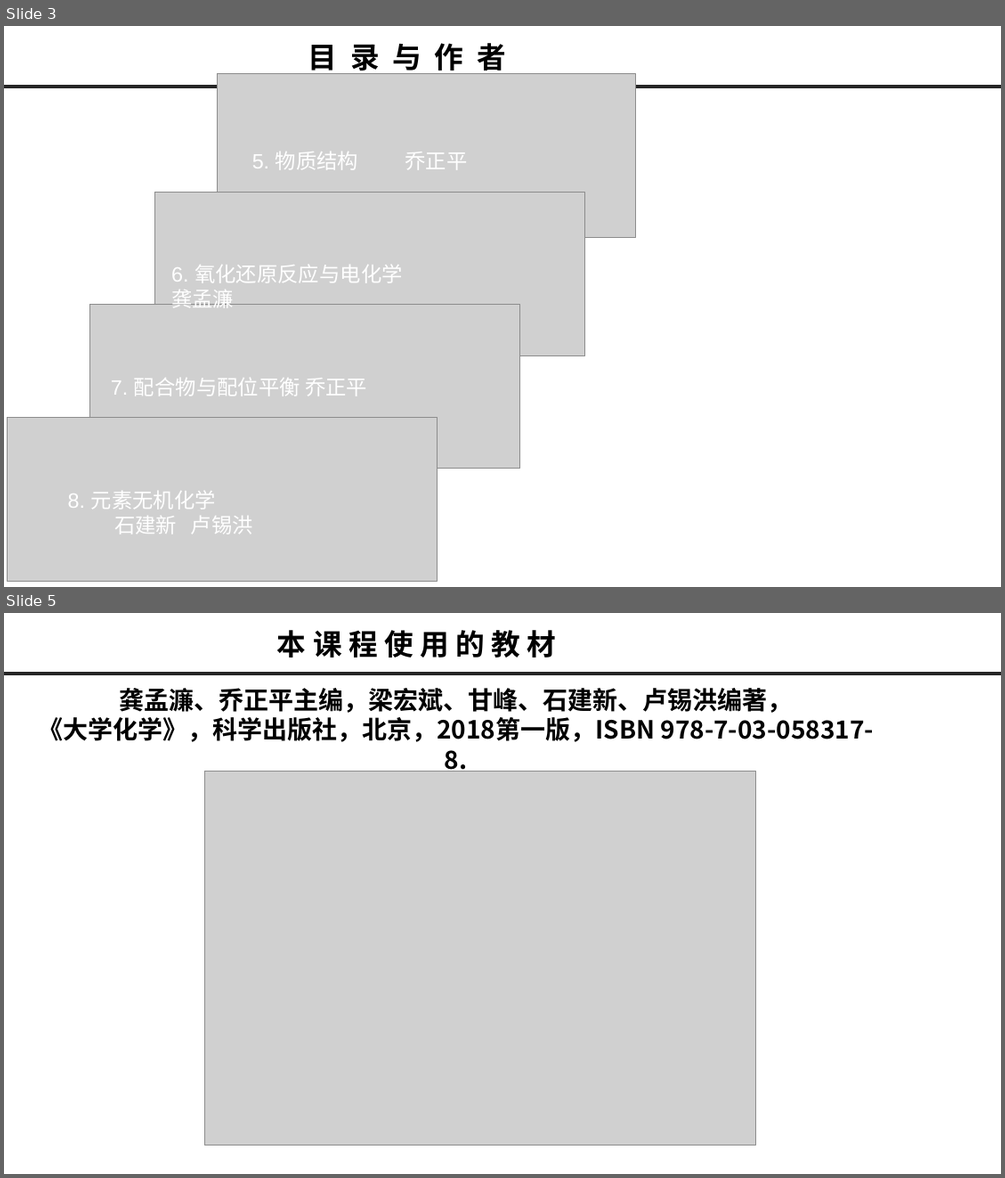
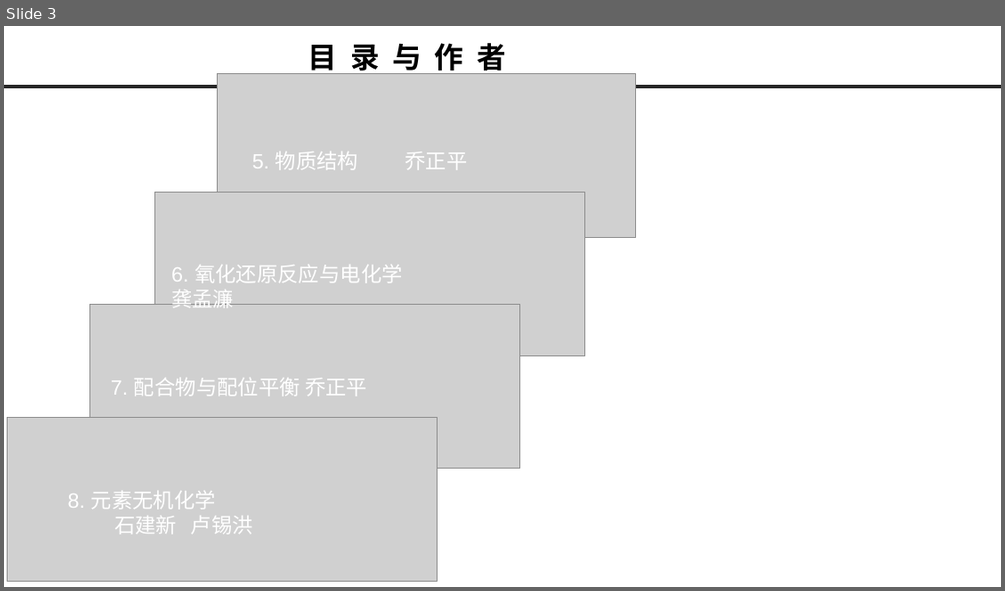
Before and after one commit to CatcherInSky/ProJectInHope, a slide deck: 20180731ChemUni/resource/教案/0 大学化学电子教案 目录.pptx. Shown one above the other, each under a label of ours: slides 3 and 5 before the commit, slide 3 after it; the slides between them are not shown. The pictures are 1005x1178 and 1005x591 pixels, drawn with LibreOffice and Linux fonts; fonts in the diff are those of the drawing; grey boxes stand for pictures; background and template pictures are left out. Boxes give left, top, right and bottom in pixels: in the first picture for what was removed or moved away, otherwise in the second. Text is boxed around its words. In the diff, an @@ line names an element or a change of style, - is before the commit and + after.

```diff
--- a/20180731ChemUni/resource/教案/0 大学化学电子教案 目录.pptx
+++ b/20180731ChemUni/resource/教案/0 大学化学电子教案 目录.pptx
@@ slide 5 removed at (4, 613, 1001, 1174), background #FFFFFF; not listed: 1 template element that a slide beside it also shows @@
@@ text removed at (277, 630, 556, 657) @@
-本 课 程 使 用 的 教 材
@@ text removed at (38, 688, 874, 742) @@
-龚孟濂、乔正平主编，梁宏斌、甘峰、石建新、卢锡洪编著，
-《大学化学》，科学出版社，北京，2018第一版，ISBN 978-7-03-058317-8.
@@ picture removed at (204, 771, 755, 1144) @@
```
Also in this commit, not shown: 1 slide changed, 1 slide added, 16 other files.
